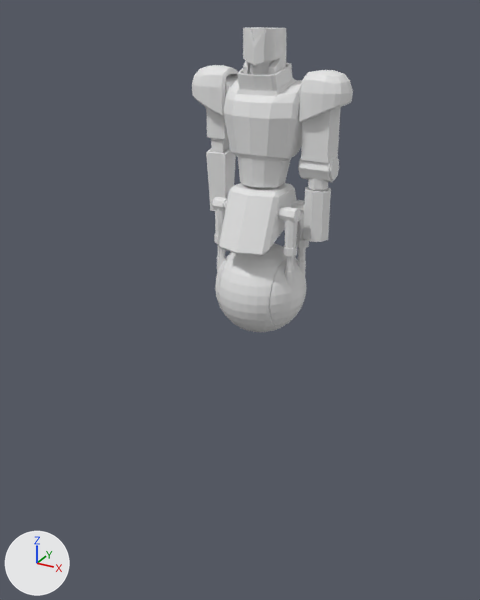
What one commit did to the Blender file Game/Assets/SAGYO/boss/mb/mb.blend.
Rendered twice from a camera (50 mm lens) standing at (22.2, -43.7, 23.4) and looking at (0.3, -4.0, 3.6). The lights are fixed; the arrows at lower left show +X, +Y and +Z.

Names of what the first picture shows: 'Cylinder', 'm_ball', 'm_body', 'm_elbow_L', 'm_forearm_L', 'm_forearm_R', 'm_head', 'm_pipe', 'm_pump', 'm_sholder', 'm_skirt', 'm_upperArm_L', 'm_upperArm_R'.
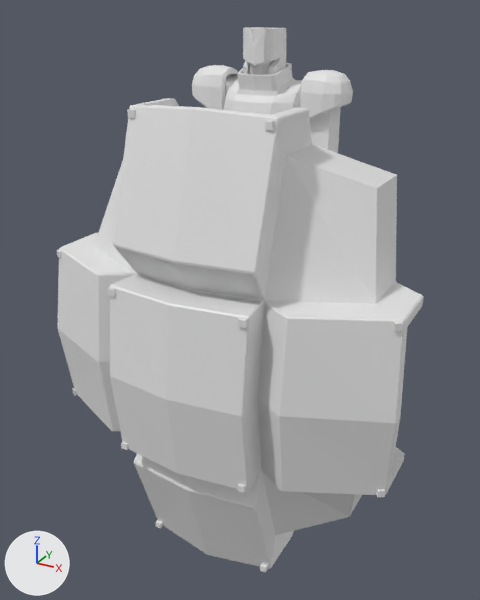
Boxes [x1, y1, x2, y2] around the edits, measured in the pictures (480 x 600 px):
'm_shield', shown: after [58, 98, 424, 569]
'm_sholder', modifiers changed (67% narrower, 14% shorter): before [192, 65, 353, 122]; after [300, 70, 353, 119]
'm_vis', shown: after [56, 109, 403, 573]
'Cylinder', modifiers changed: before [205, 75, 327, 121]; after [298, 86, 327, 121]
part 1 of me_sphere_001, deleted: before [270, 257, 307, 328]
part 2 of me_sphere_001, deleted: before [215, 252, 232, 310]
part 4 of me_cube_006, built on: before [206, 108, 228, 140]
part 5 of me_cube_010, built on: before [206, 148, 236, 211]
'm_body', unchanged, covered by the edit: before [224, 63, 302, 189]; after [224, 63, 302, 115]
'm_skirt', unchanged, covered by the edit: before [219, 183, 297, 256]
'm_forearm_L', unchanged, covered by the edit: before [303, 178, 331, 242]
'm_sholder_R', unchanged, uncovered by the edit: after [192, 65, 238, 110]

What the commit changed:
me_sphere_001 has 626 vertices, 588 faces and spans x -3.63..3.63, y -3.63..3.63, z -0.51..6.74.
me_sphere_001 is used by ob_m_ball; location (0.0, 0.0, 0.0).
me_sphere_001 part 1: the loose piece of 105 vertices spanning x 2.22..3.63, y -2.85..2.85, z 0.27..5.96 is deleted.
me_sphere_001 part 2: the loose piece of 105 vertices spanning x -3.63..-2.22, y -2.85..2.85, z 0.27..5.96 is deleted.
me_cube_001 has 191 vertices, 164 faces and spans x 0.0..13.9, y -18.6..-2.3, z -4.1..31.2.
me_cube_001 is used by ob_m_shield; location (0.0, 0.0, 0.0).
me_cube_001 part 3: the whole mesh is moved by (0.0, 5.2, -13.2).
me_cube_006 is used by ob_m_upperarm_r; location (0.0, 0.0, 0.0).
me_cube_006 had 16 vertices, 13 faces and spanned x -4.82..-3.28, y 0.12..1.66, z 13.99..16.99.
me_cube_006 now has 20 vertices, 17 faces and spans x -4.82..-3.28, y 0.12..1.66, z 13.99..16.99.
Part 4, on me_cube_006:
4 faces are deleted.
4 vertices move from x -4.69..-3.42, y 0.25..1.53, z 15.3..15.68 to x -4.5..-3.61, y 0.44..1.34, z 15.35..15.62.
4 vertices are added at (-4.6, 0.34, 15.68), (-4.6, 1.44, 15.52), (-3.5, 1.44, 15.52), (-3.5, 0.34, 15.68).
8 new faces join them.
me_cube_010 is used by ob_m_forearm_r; location (0.0, 0.0, 0.0).
me_cube_010 had 20 vertices, 17 faces and spanned x -4.9..-3.2, y 0.08..1.78, z 8.67..13.69.
me_cube_010 now has 48 vertices, 45 faces and spans x -5.14..-2.96, y 0.08..1.78, z 8.67..13.69.
Part 5, on me_cube_010:
9 faces are deleted.
8 vertices move from x -4.77..-3.33, y 0.21..1.65, z 8.67..10.48 to x -4.73..-3.37, y 0.32..1.54, z 8.67..10.47.
28 vertices are added at x -5.14..-2.96, y 0.44..1.43, z 8.67..13.61.
37 new faces join them.
Object 'm_shield' (ob_m_shield) is now shown.
Object 'm_pump' (ob_m_pump) loses its MIRROR modifier named 'Mirror'.
Modifier setting removed (it was use_axis = (True, True, False)).
Object 'm_pump' (ob_m_pump) gains a MIRROR modifier named 'Mirror.001'.
Object 'm_sholder' (ob_m_sholder) loses its MIRROR modifier named 'Mirror'.
Object 'm_vis' (ob_m_vis) is now shown.
Object 'Cylinder' (ob_cylinder) loses its MIRROR modifier named 'Mirror'.
